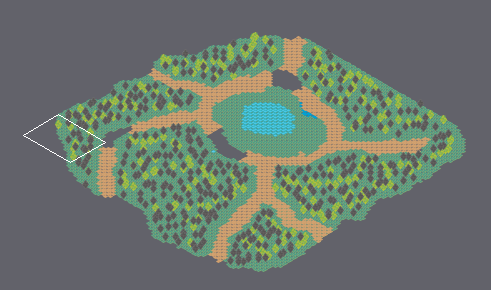
Two states of a Tiled map, hcg/resources/maps/maps/mushroom_map_1.tmx. The picture above shows the old version from afar; the outline marks the close-up.
Close-up. Before the commit:
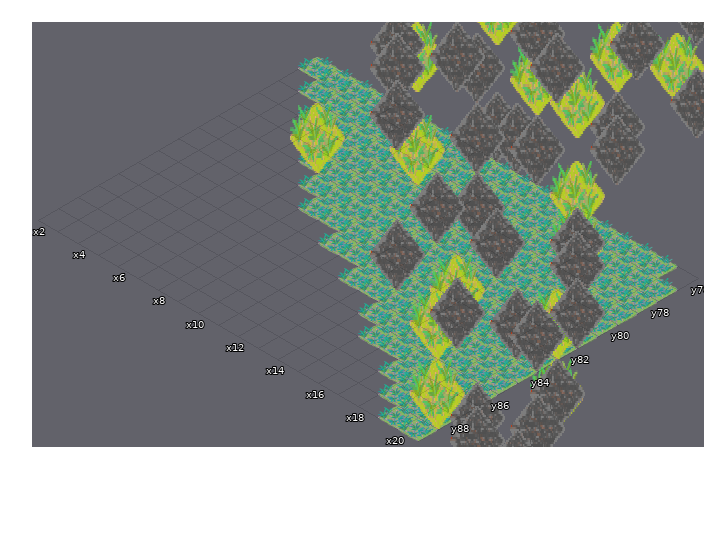
Cells are 55x32 px. Isometric: x runs down to the right, y down to the left. Shown: x 2..20, y 76..89. The commit also changed other parts of the map, which this record leaves out.
After the commit:
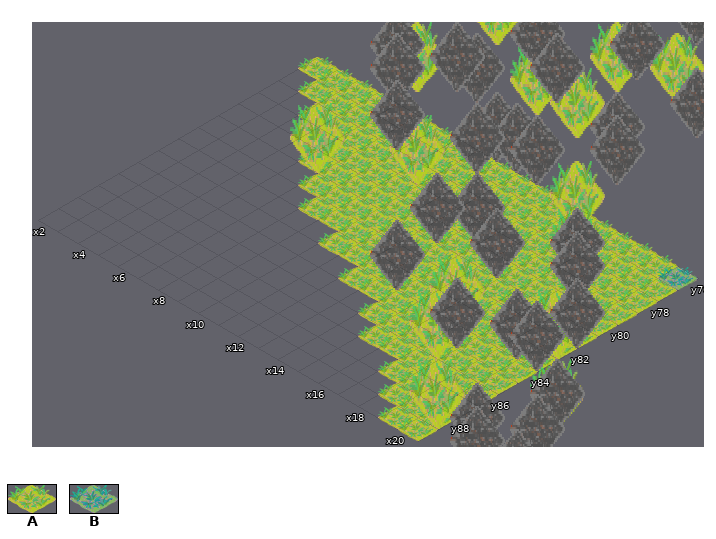
Key: from "misc1": A 3, B 4.
_ is an empty cell.
Difference:
Layer "grass":
Tile B gives way to tile A in row 76 at x 2 to 5 and 7 to 19; in row 77 at x 3 to 7, 9 to 15 and 17 to 20; in row 78 at x 4 to 11, 13 to 16 and 18 to 20; in row 79 at x 6 to 10, 12 to 13 and 15 to 20; in row 80 at x 6 to 18 and 20; in row 81 at x 7 to 18 and 20.
Tile B gives way to tile A in row 82 at x 8 to 11, 13 to 14, 16 to 17 and 20; in row 83 at x 10 to 15 and 17 to 20; in row 84 at x 12 to 15 and 17 to 20; in row 85 at x 14 to 20; in row 86 at x 15 to 20; in row 87 at x 17 to 18 and 20.
Tile B gives way to tile A in row 88 at x 18 to 20; in row 89 at x 19 to 20.
Layer "spiky-fungus":
The edit adds tile B in row 76 at x 20.
